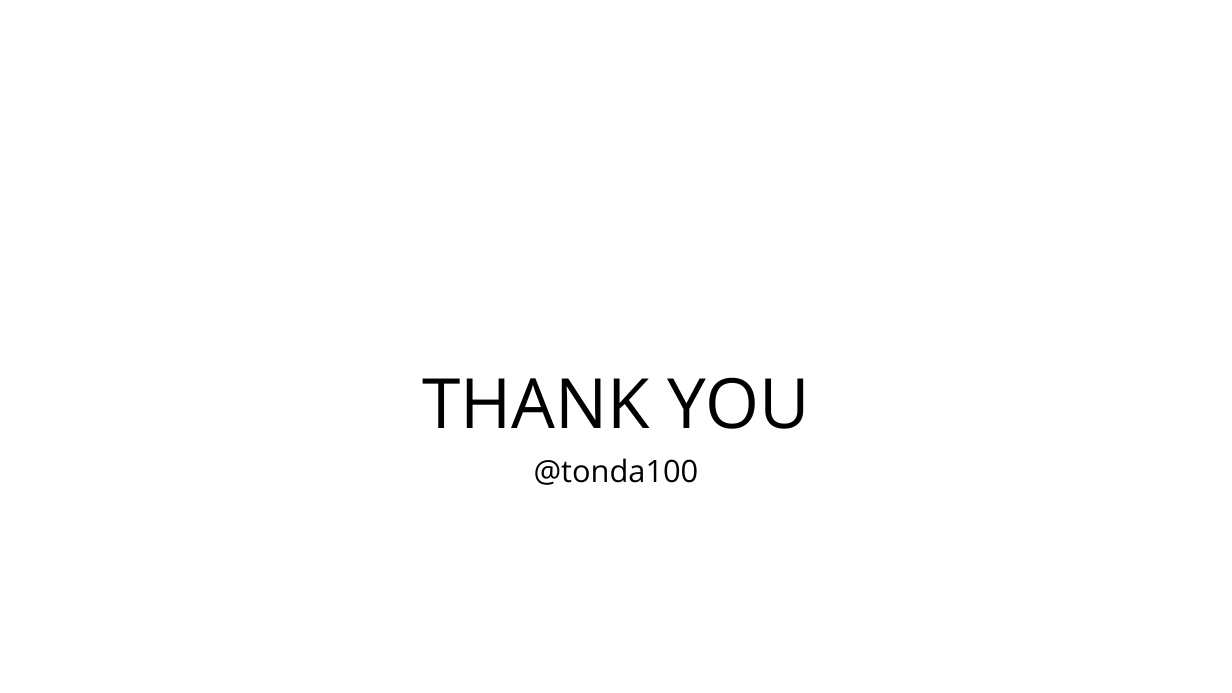
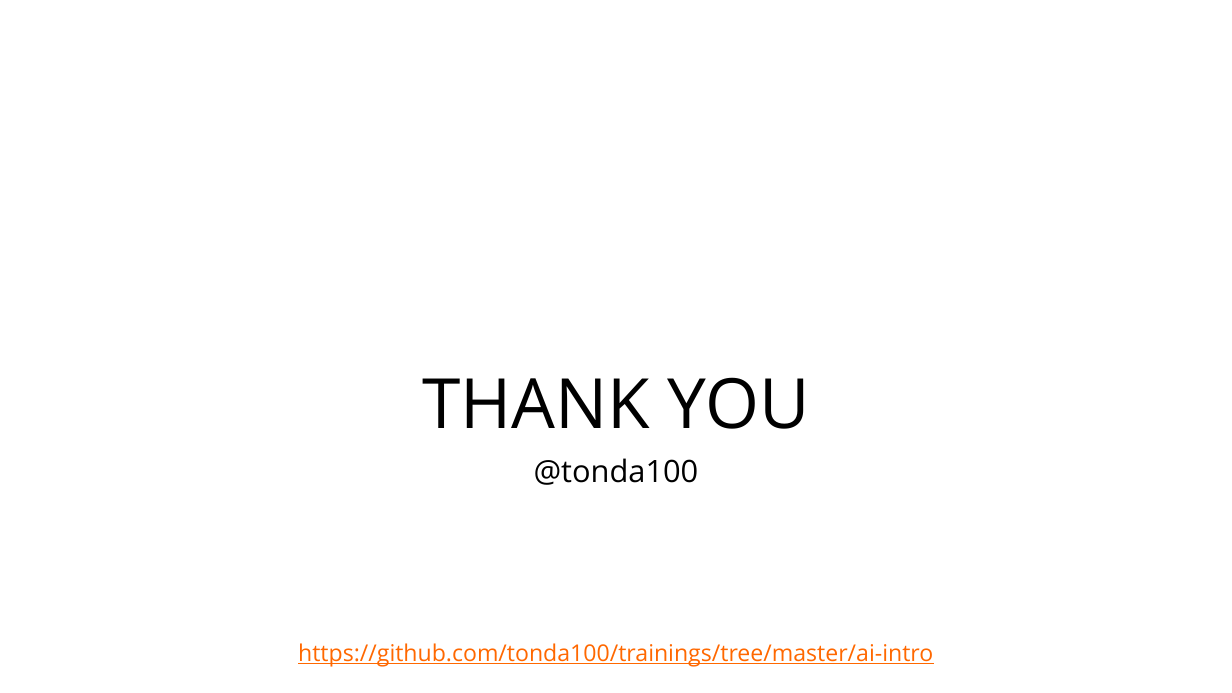
Before and after one commit to tonda100/trainings, a slide deck: slide 17 of ai-intro/ai_introduction.pptx (slide 16 before the commit). Drawn at 1232x693 pixels with LibreOffice and Linux fonts; fonts in the diff are those of the drawing; background and template pictures are left out. Boxes give left, top, right and bottom in pixels: in the first picture for what was removed or moved away, otherwise in the second. Text is boxed around its words. In the diff, an @@ line names an element or a change of style, - is before the commit and + after.

```diff
--- a/ai-intro/ai_introduction.pptx
+++ b/ai-intro/ai_introduction.pptx
@@ text added at (298,643,933,667), 18 pt, text #FF6800, underline @@
+https://github.com/tonda100/trainings/tree/master/ai-intro
```
Also in this commit, not shown: 2 other slides changed, 1 slide added.
